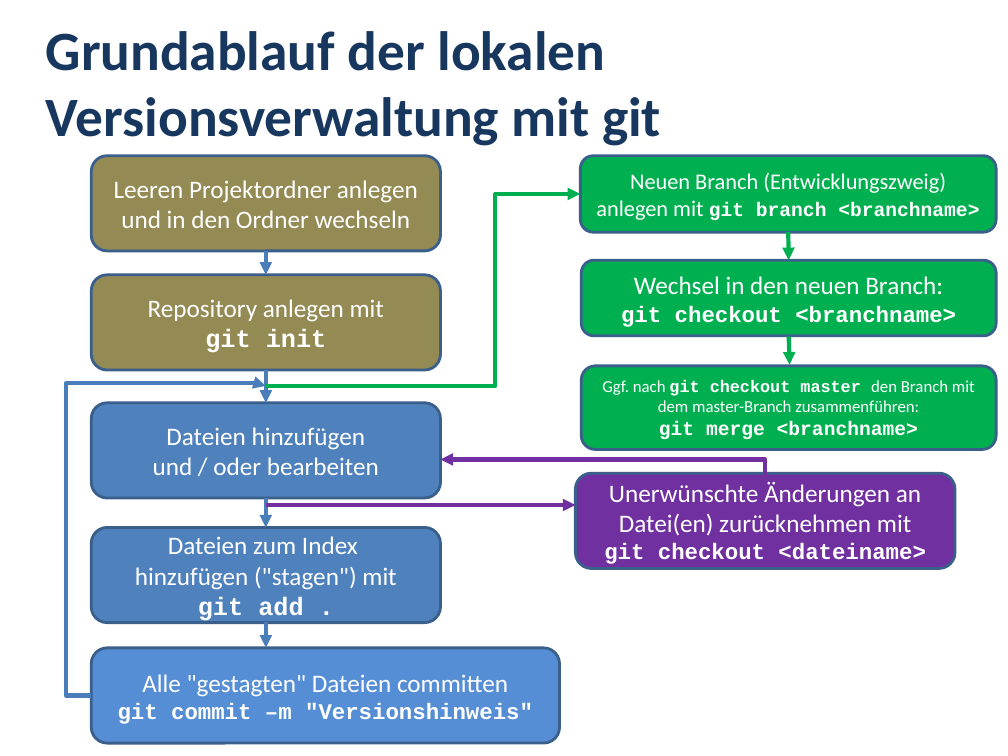
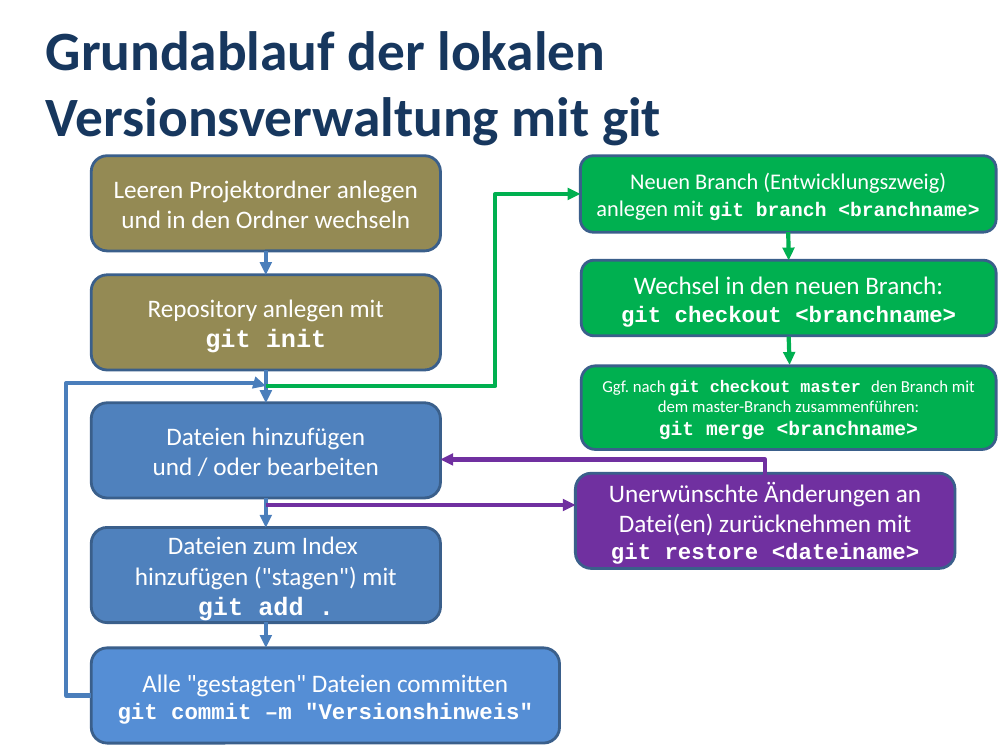
Before and after one commit to MickyRoth/Presentations, a slide deck: slide 7 of Git.pptx. Drawn at 1008x756 pixels with LibreOffice and Linux fonts; fonts in the diff are those of the drawing; background and template pictures are left out. Boxes give left, top, right and bottom in pixels: in the first picture for what was removed or moved away, otherwise in the second. Text is boxed around its words. In the diff, an @@ line names an element or a change of style, - is before the commit and + after.

```diff
--- a/Git.pptx
+++ b/Git.pptx
@@ text in rounded rectangle at (611,543,919,564): text changed @@
-git checkout <dateiname>
+git restore <dateiname>
```
Also in this commit, not shown: 7 other slides changed, 3 other files.
